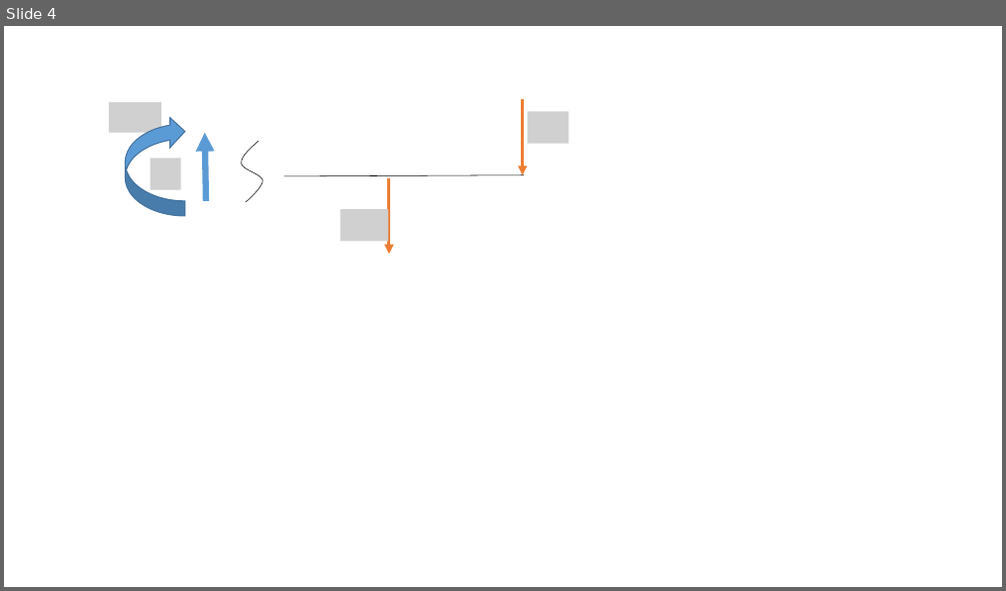
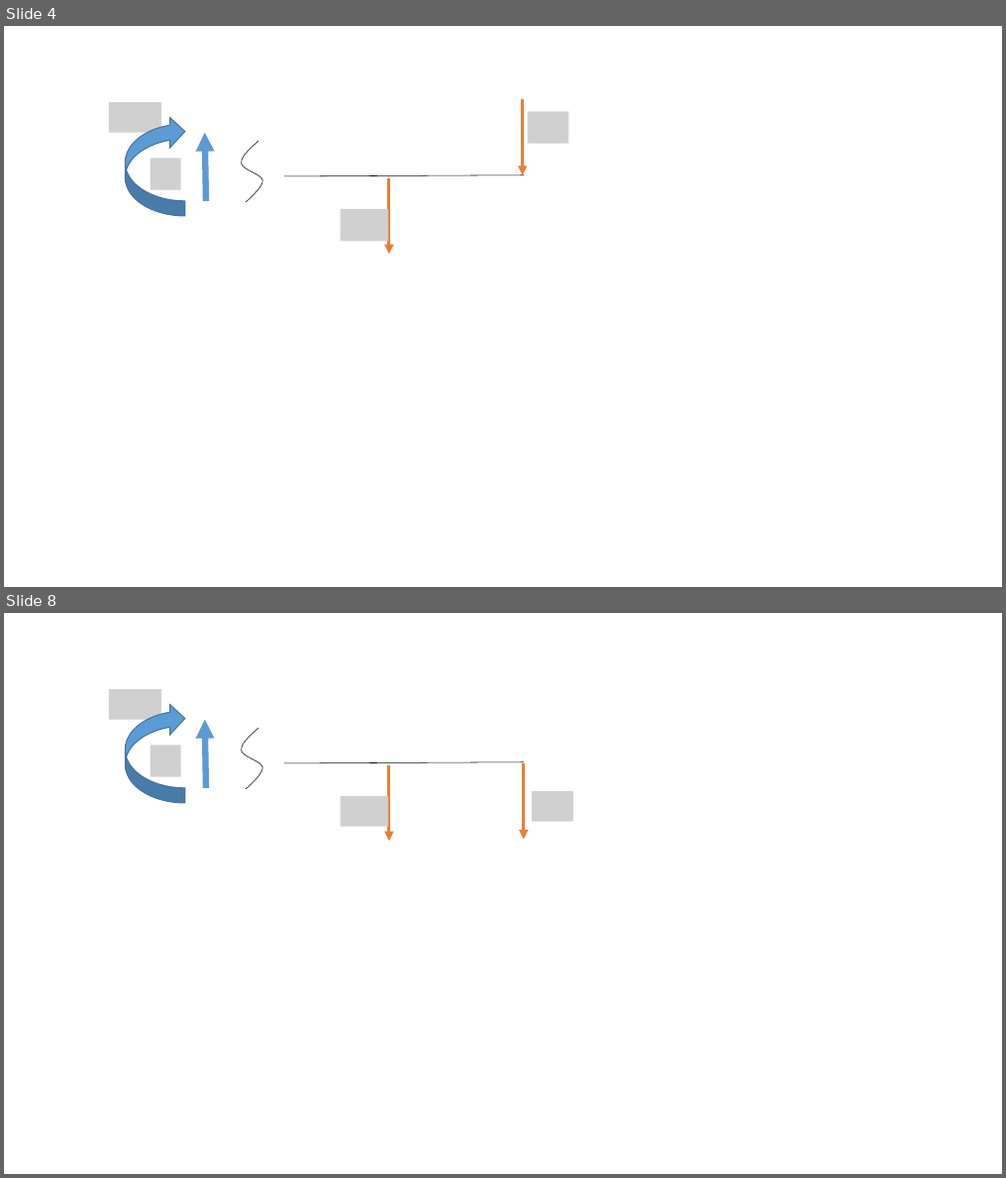
Before and after one commit to MattdewT/KE3, a slide deck: Kräfte.pptx. Shown one above the other, each under a label of ours: slide 4 before the commit, slides 4 and 8 after it; the slides between them are not shown. The pictures are 1006x591 and 1006x1178 pixels, drawn with LibreOffice and Linux fonts; fonts in the diff are those of the drawing; grey boxes stand for pictures. Boxes give left, top, right and bottom in pixels: in the first picture for what was removed or moved away, otherwise in the second. Text is boxed around its words. In the diff, an @@ line names an element or a change of style, - is before the commit and + after.

```diff
--- a/Kräfte.pptx
+++ b/Kräfte.pptx
@@ slide 8 added at [4, 613, 1002, 1174], background #FFFFFF @@
@@ picture added at [109, 689, 161, 719] @@
@@ curved left arrow added at [126, 703, 185, 803], fill #5B9BD5, outline #43739E 1 pt @@
@@ arrow added from (206, 788) to (205, 719), #5B9BD5 6 pt @@
@@ freeform shape added at [242, 728, 263, 789], outline #000000 0.5 pt @@
@@ picture added at [150, 746, 180, 777] @@
@@ line added from (284, 763) to (524, 761), #000000 0.5 pt @@
@@ arrow added from (389, 765) to (389, 842), #ED7D31 3 pt @@
@@ arrow added from (524, 763) to (524, 839), #ED7D31 3 pt @@
@@ picture added at [341, 796, 388, 827] @@
@@ picture added at [532, 791, 573, 821] @@
```
Also in this commit, not shown: 3 other slides added, 2 other files.
